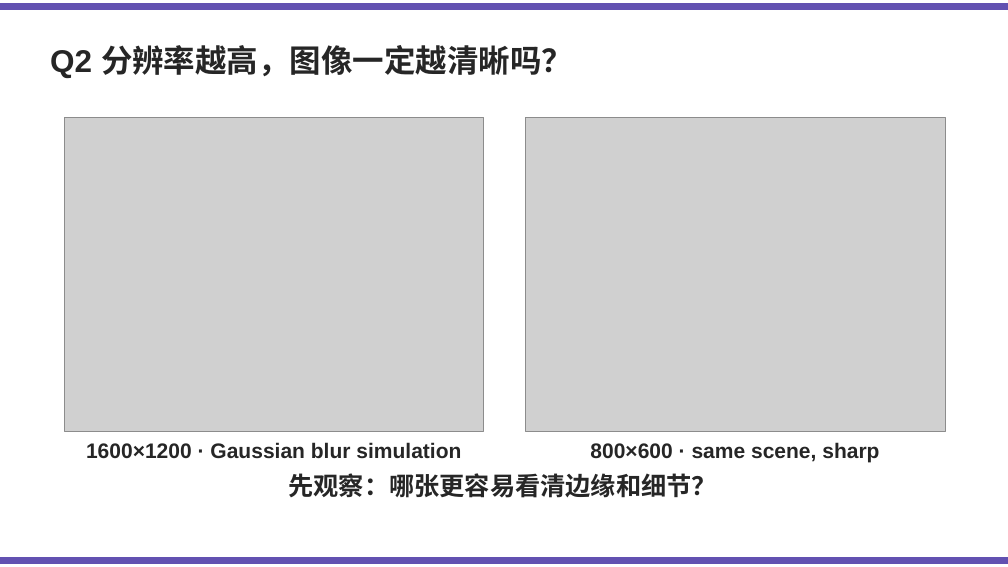
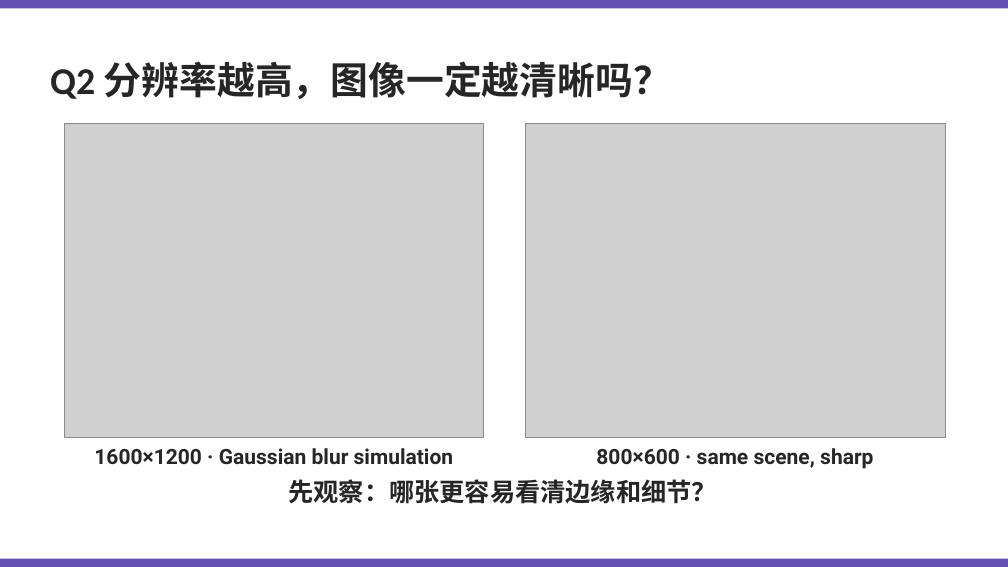
Before and after one commit to Kunonepeng/shtick, a slide deck: slide 8 of 1-2-encoding/1-2-3-image-encoding/image-encoding-v1.pptx. Drawn at 1008x567 pixels with LibreOffice and Linux fonts; fonts in the diff are those of the drawing; grey boxes stand for pictures. Boxes give left, top, right and bottom in pixels: in the first picture for what was removed or moved away, otherwise in the second. Text is boxed around its words. In the diff, an @@ line names an element or a change of style, - is before the commit and + after.

Commit message:
Fix image encoding deck style and lesson status

```diff
--- a/1-2-encoding/1-2-3-image-encoding/image-encoding-v1.pptx
+++ b/1-2-encoding/1-2-3-image-encoding/image-encoding-v1.pptx
@@ rectangle moved from (x1=0, y1=4, x2=1008, y2=10) to (x1=0, y1=0, x2=1008, y2=8) @@
@@ rectangle at (x1=0, y1=0, x2=1008, y2=8): outline #6251B1 1 pt to none @@
@@ text "Q2 分辨率越高，图像一定越清晰吗？" moved from (x1=50, y1=45, x2=573, y2=78) to (x1=50, y1=61, x2=671, y2=99) @@
@@ text "Q2 分辨率越高，图像一定越清晰吗？" at (x1=50, y1=61, x2=671, y2=99): size 30 to 36 pt, font Arial to Calibri @@
@@ picture moved from (x1=64, y1=117, x2=484, y2=431) to (x1=64, y1=123, x2=484, y2=437) @@
@@ picture moved from (x1=526, y1=117, x2=945, y2=431) to (x1=526, y1=123, x2=945, y2=437) @@
@@ text "1600×1200 · Gaussian blur simulation" at (x1=94, y1=448, x2=454, y2=465): font Arial to Roboto @@
@@ text "800×600 · same scene, sharp" at (x1=596, y1=448, x2=873, y2=469): font Arial to Roboto @@
@@ text "先观察：哪张更容易看清边缘和细节？" at (x1=289, y1=479, x2=717, y2=504): font Arial to Calibri @@
@@ rectangle at (x1=0, y1=559, x2=1008, y2=567): outline #6251B1 1 pt to none @@
@@ rectangle moved from (x1=0, y1=557, x2=1008, y2=563) to (x1=0, y1=559, x2=1008, y2=567) @@
```
Also in this commit, not shown: 25 other slides changed, 2 other files.
